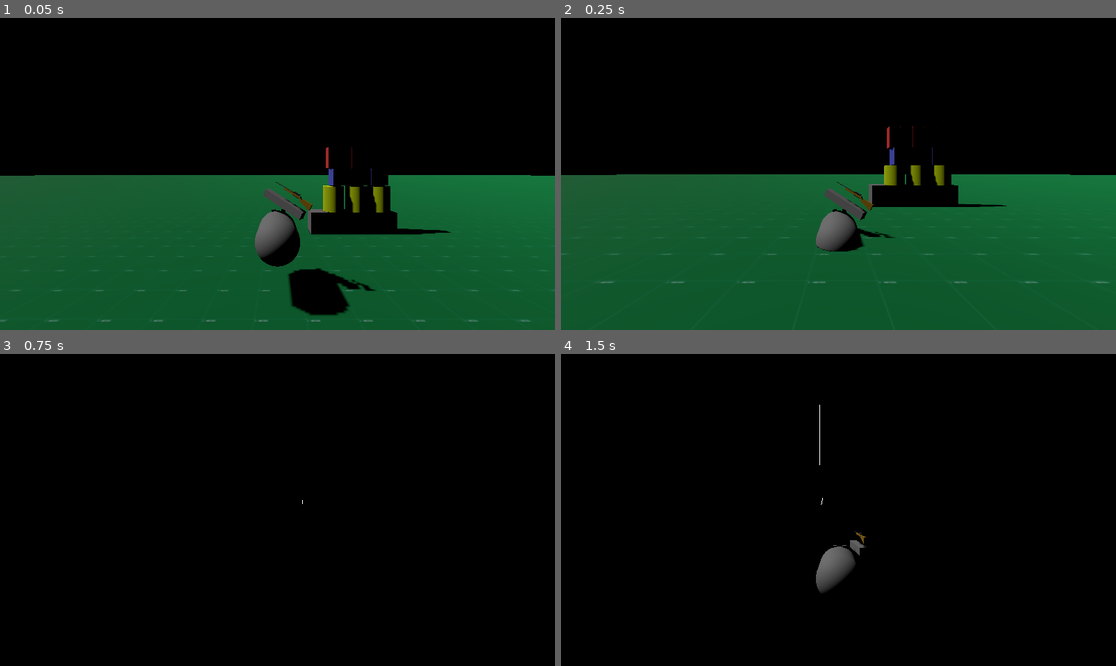
Above: before the commit, frames 1-4 (two rows, left to right).
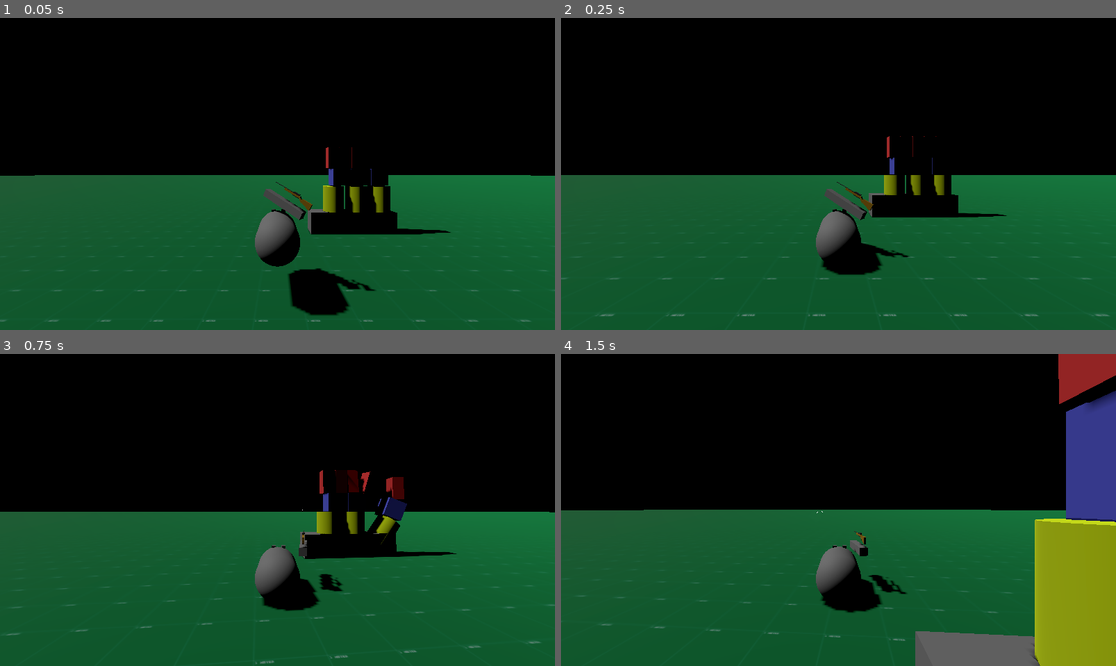
Above: after the commit, the same moments.

Repository: ImmersiveRPG/ExampleRaycastBullets
Game: Godot game, scene res://src/World/World.tscn
Two runs of this game, one before a commit and one after it. Both use one fixed random seed, a clock stepped at 60 frames per second and the inputs below.
Inputs (mouse positions are in pixels of both pictures, inside the frame that each line leads up to):
- Up to frame 1 (0.05 s): no input
- Up to frame 2 (0.25 s): no input
- Up to frame 3 (0.75 s): move the mouse to (305, 510) at 0.52 s; hold W (MoveForward) from 0.53 s (still down); click (305, 510) at 0.6 s
- Up to frame 4 (1.5 s): keep holding W (MoveForward); move the mouse to (810, 510) at 1.27 s; click (810, 510) at 1.35 s

Frame 1 is identical in both runs. In frame 2, 2.9% of the frame differs, in the area x 0-100%, y 34-96%; in frame 3, 47%; in frame 4, 53%, in the area x 0-100%, y 0-100%.

Commit message:
Fixed BoxShape3D sizes that were half.

Diff:
--- a/project/src/Floor/Floor.tscn
+++ b/project/src/Floor/Floor.tscn
@@ -3,7 +3,7 @@
 [ext_resource type="Texture2D" uid="uid://dhqndtmla02r4" path="res://assets/sand.png" id="1"]
 
 [sub_resource type="BoxShape3D" id="1"]
-size = Vector3(500, 25, 500)
+size = Vector3(1000, 50, 1000)
 
 [sub_resource type="StandardMaterial3D" id="4"]
 albedo_texture = ExtResource("1")
@@ -14,7 +14,7 @@
 size = Vector3(1000, 50, 1000)
 
 [node name="Floor" type="StaticBody3D"]
-collision_mask = 4
+collision_mask = 7
 
 [node name="CollisionShape3D" type="CollisionShape3D" parent="."]
 transform = Transform3D(1, 0, 0, 0, 1, 0, 0, 0, 1, 0, -25, 0)
--- a/project/src/Items/HuntingRifle/HuntingRifle.tscn
+++ b/project/src/Items/HuntingRifle/HuntingRifle.tscn
@@ -5,7 +5,7 @@
 [ext_resource type="Material" uid="uid://b56vdlhavrckn" path="res://src/Items/HuntingRifle/material_metal.tres" id="5"]
 
 [sub_resource type="BoxShape3D" id="1"]
-size = Vector3(0.0291551, 0.120722, 0.605466)
+size = Vector3(0.058, 0.242, 1.21)
 
 [node name="HuntingRifle" type="RigidBody3D" groups=["item"]]
 collision_layer = 2
--- a/project/src/Items/MediumCan/MediumCan.tscn
+++ b/project/src/Items/MediumCan/MediumCan.tscn
@@ -4,7 +4,7 @@
 [ext_resource type="Material" uid="uid://dyxpiwsyhox68" path="res://src/Items/MediumCan/material.tres" id="2"]
 
 [sub_resource type="BoxShape3D" id="3"]
-size = Vector3(0.4, 0.4, 0.4)
+size = Vector3(0.8, 0.8, 0.8)
 
 [sub_resource type="BoxMesh" id="2"]
 material = ExtResource("2")
--- a/project/src/Items/SmallCan/SmallCan.tscn
+++ b/project/src/Items/SmallCan/SmallCan.tscn
@@ -4,7 +4,7 @@
 [ext_resource type="Material" uid="uid://bmt25hgf22xxj" path="res://src/Items/SmallCan/material.tres" id="2"]
 
 [sub_resource type="BoxShape3D" id="3"]
-size = Vector3(0.25, 0.5, 0.25)
+size = Vector3(0.5, 1, 0.5)
 
 [sub_resource type="BoxMesh" id="4"]
 material = ExtResource("2")
--- a/project/src/Player/Player.tscn
+++ b/project/src/Player/Player.tscn
@@ -18,7 +18,7 @@
 
 [node name="Player" type="CharacterBody3D"]
 collision_layer = 4
-collision_mask = 0
+collision_mask = 3
 script = ExtResource("1")
 
 [node name="Pivot" type="Marker3D" parent="."]
